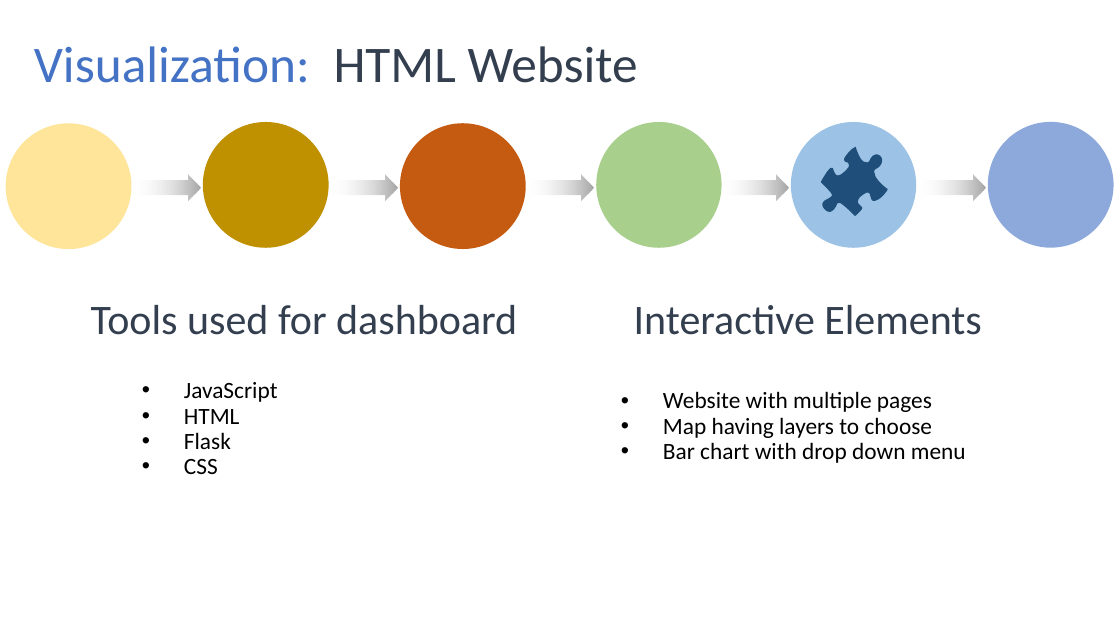
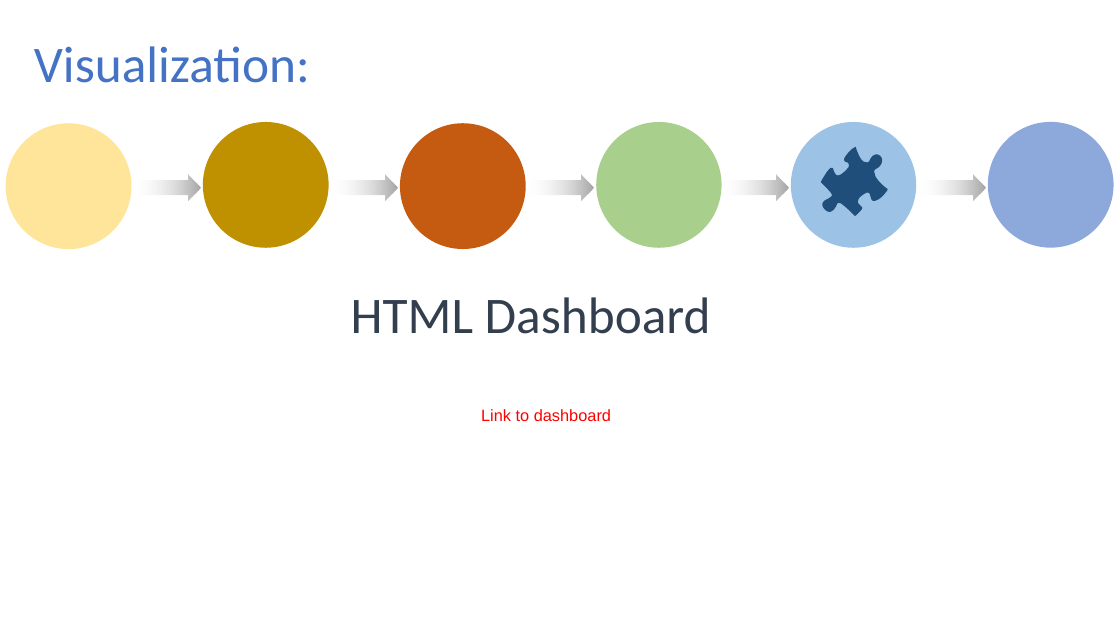
Before and after one commit to JaxWil24/Hearing_Aid_Accessibility, a slide deck: slide 7 of Presentation/FP_Powerpoint.pptx. Drawn at 1120x630 pixels with LibreOffice and Linux fonts; fonts in the diff are those of the drawing. Boxes give left, top, right and bottom in pixels: in the first picture for what was removed or moved away, otherwise in the second. Text is boxed around its words. In the diff, an @@ line names an element or a change of style, - is before the commit and + after.

Commit message:
Updated presentation

```diff
--- a/Presentation/FP_Powerpoint.pptx
+++ b/Presentation/FP_Powerpoint.pptx
@@ text at [351,297,711,334]: text changed @@
-HTML Website
+HTML Dashboard
@@ text removed at [91,305,517,335] @@
-Tools used for dashboard
@@ text removed at [634,305,982,335] @@
-Interactive Elements
@@ text removed at [184,382,278,474] @@
-• JavaScript
-• HTML
-• Flask
-• CSS
@@ text added at [481,409,611,421], 14 pt, text #FF0000 @@
+Link to dashboard
@@ text removed at [663,391,966,463] @@
-• Website with multiple pages
-• Map having layers to choose
-• Bar chart with drop down menu
```
Also in this commit, not shown: 7 other slides changed, 3 slides added, 2 slides removed.
